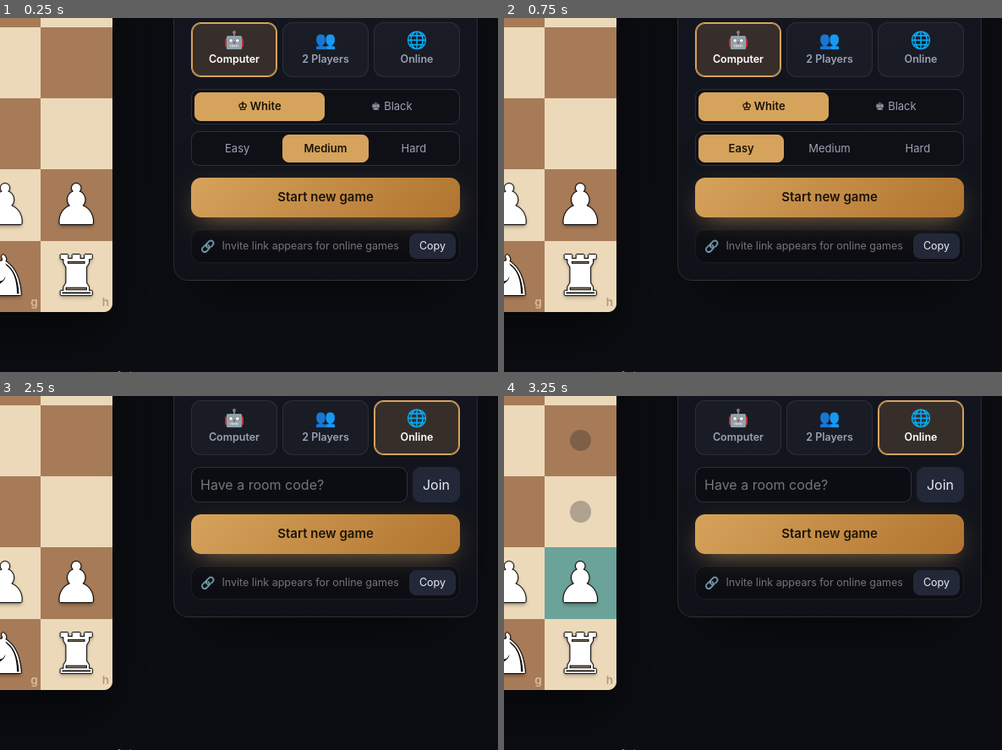
Above: before the commit, frames 1-4 (two rows, left to right).
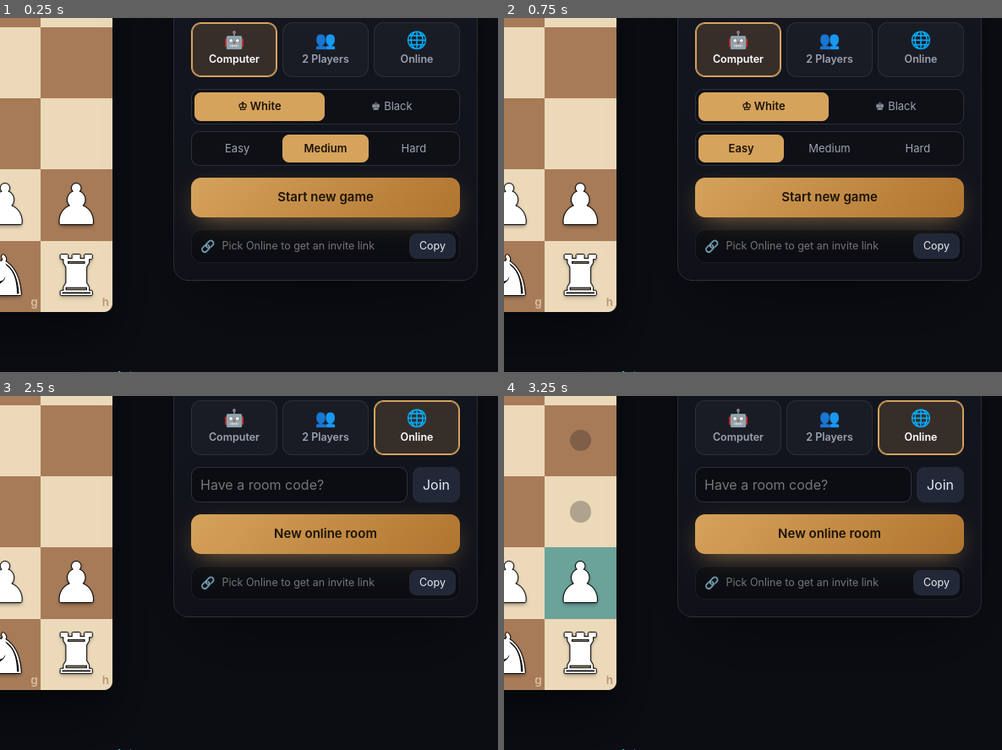
Above: after the commit, the same moments.

Repository: AgentiLoop/chess.xcf.ai
Game: browser game, page public/index.html
Two runs of this game, one before a commit and one after it. Both use one fixed random seed, a clock stepped at 60 frames per second and the inputs below.
Inputs (mouse positions are % of the whole screen's width and height, from its top left):
- Up to frame 1 (0.25 s): no input
- Up to frame 2 (0.75 s): click (81, 82) at 0.27 s; type "Alex" at 0.27 s; click "Easy" at 0.52 s
- Up to frame 3 (2.5 s): click (22, 26) at 1.27 s; click (58, 66) at 1.87 s; click (81, 82) at 2.02 s; type "t" at 2.02 s; tap Enter at 2.05 s; click (92, 53) at 2.47 s
- Up to frame 4 (3.25 s): click (58, 76) at 3.07 s
The pictures show only the part of the screen within x 50-100%, y 50-100%; the shares and areas given below are measured in that part.

The runs differ from the first frame. In frame 1, 0.3% of the frame differs, in the area x 44-80%, y 63-67%; in frame 2, 0.3%; in frame 3, 0.7%, in the area x 44-80%, y 37-55%; in frame 4, 0.7%.
Error after the commit: TypeError: Failed to fetch

Commit message:
Online: picking Online creates the room and invite link immediately; Copy no longer says Copied with an empty link

Diff:
--- a/public/app.js
+++ b/public/app.js
@@ -18,7 +18,11 @@
 
 const show = () => {};
 let selMode = 'ai';
-seg('modeSel', v => { selMode = v; $('aiOpts').hidden = v !== 'ai'; $('onlineOpts').hidden = v !== 'online'; });
+seg('modeSel', v => {
+  selMode = v; $('aiOpts').hidden = v !== 'ai'; $('onlineOpts').hidden = v !== 'online';
+  $('newGame').textContent = v === 'online' ? 'New online room' : 'Start new game';
+  if (v === 'online' && mode !== 'online') $('newGame').click(); // picking Online makes the room + invite link right away
+});
 
 function start(m) {
   mode = m; g = newGame(); undoStack = []; you = null; sel = -1;
@@ -34,7 +38,11 @@
   const { code } = await (await fetch('/api/room')).json(); joinRoom(code);
 };
 $('joinForm').onsubmit = e => { e.preventDefault(); const c = $('joinCode').value.trim().toUpperCase(); if (c) joinRoom(c); };
-$('copy').onclick = () => { navigator.clipboard.writeText($('shareLink').value); $('copy').textContent = 'Copied'; };
+$('copy').onclick = () => {
+  const v = $('shareLink').value;
+  if (!v) { $('copy').textContent = 'Pick Online'; return; }
+  navigator.clipboard.writeText(v); $('copy').textContent = 'Copied';
+};
 $('flip').onclick = () => { flipped = !flipped; render(); };
 
 function joinRoom(code) {
--- a/public/index.html
+++ b/public/index.html
@@ -45,7 +45,7 @@
         <form id="joinForm"><input id="joinCode" maxlength="8" placeholder="Have a room code?" autocomplete="off"><button>Join</button></form>
       </div>
       <button class="go" id="newGame">Start new game</button>
-      <div class="share" id="share"><span class="share-ico">🔗</span><input id="shareLink" readonly placeholder="Invite link appears for online games"><button id="copy">Copy</button></div>
+      <div class="share" id="share"><span class="share-ico">🔗</span><input id="shareLink" readonly placeholder="Pick Online to get an invite link"><button id="copy">Copy</button></div>
     </section>
   </aside>
 </main>
